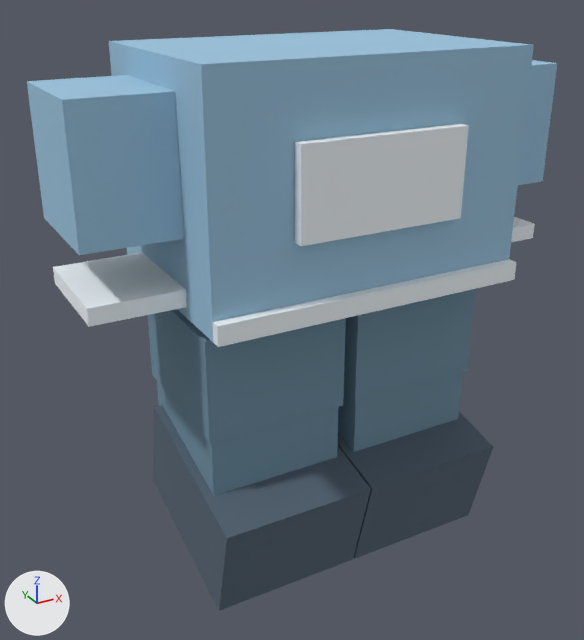
Renders of the glTF model public/world3d/blocky-outfits/casual-sky.glb from each side of a commit.
Rendered twice from a 50 mm lens placed at (-0.852, -1.457, 1.164), pointed at (-0.062, -0.021, 0.446). Arrows for +X, +Y and +Z are at lower left; the lights stay in place. The first picture is the older version. Where no turn or scale is listed for an object, it has been applied to the vertices.

Objects in the first picture: 'cuff-Right', 'jacket', 'lower-trouser-Left', 'lower-trouser-Right', 'shoe-Left', 'shoe-Right', 'tee-hem', 'tee-panel', 'trouser-Left', 'trouser-Right', 'upper-sleeve-Left', 'upper-sleeve-Right' and 1 more.
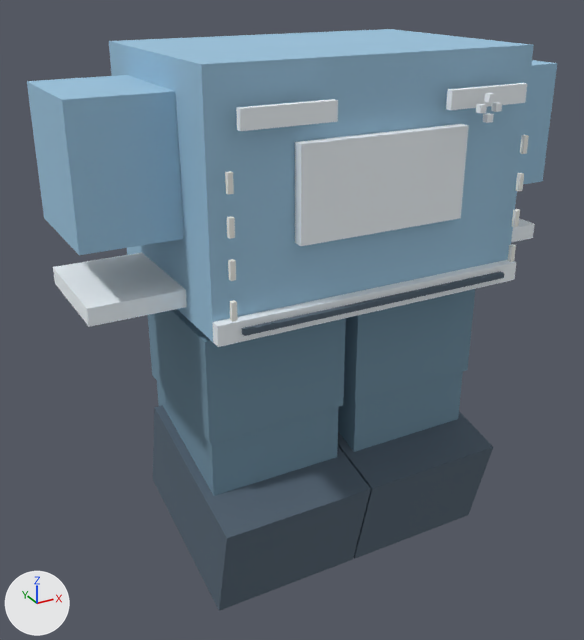
Patch to the scene script:
```diff
--- a/public/world3d/blocky-outfits/casual-sky.glb.py
+++ b/public/world3d/blocky-outfits/casual-sky.glb.py
@@ ob_design_casual_side_stitch__1_3 @@
+ob_design_casual_side_stitch__1_3 = bpy.data.objects.new('design-casual-side-stitch--1-3', me_cube_016)  # a box spanning x -0.005..0.005, y -0.0045..0.0045, z -0.0175..0.0175; in mat_light (white #f3f5ef)
+ob_design_casual_side_stitch__1_3.location = (-0.318, -0.276, 0.84)
@@ ob_design_casual_side_stitch__1_2 @@
+ob_design_casual_side_stitch__1_2 = bpy.data.objects.new('design-casual-side-stitch--1-2', me_cube_015)  # a box spanning x -0.005..0.005, y -0.0045..0.0045, z -0.0175..0.0175; in mat_light (white #f3f5ef)
+ob_design_casual_side_stitch__1_2.location = (-0.318, -0.276, 0.765)
@@ ob_design_casual_side_stitch__1_1 @@
+ob_design_casual_side_stitch__1_1 = bpy.data.objects.new('design-casual-side-stitch--1-1', me_cube_016.copy())
+ob_design_casual_side_stitch__1_1.location = (-0.318, -0.276, 0.69)
@@ ob_design_casual_side_stitch__1_0 @@
+ob_design_casual_side_stitch__1_0 = bpy.data.objects.new('design-casual-side-stitch--1-0', me_cube_015.copy())
+ob_design_casual_side_stitch__1_0.location = (-0.318, -0.276, 0.615)
@@ ob_design_casual_side_stitch_1_3 @@
+ob_design_casual_side_stitch_1_3 = bpy.data.objects.new('design-casual-side-stitch-1-3', me_cube_016.copy())
+ob_design_casual_side_stitch_1_3.location = (0.318, -0.276, 0.84)
@@ ob_design_casual_side_stitch_1_2 @@
+ob_design_casual_side_stitch_1_2 = bpy.data.objects.new('design-casual-side-stitch-1-2', me_cube_015.copy())
+ob_design_casual_side_stitch_1_2.location = (0.318, -0.276, 0.765)
@@ ob_design_casual_side_stitch_1_1 @@
+ob_design_casual_side_stitch_1_1 = bpy.data.objects.new('design-casual-side-stitch-1-1', me_cube_016.copy())
+ob_design_casual_side_stitch_1_1.location = (0.318, -0.276, 0.69)
@@ ob_design_casual_side_stitch_1_0 @@
+ob_design_casual_side_stitch_1_0 = bpy.data.objects.new('design-casual-side-stitch-1-0', me_cube_015.copy())
+ob_design_casual_side_stitch_1_0.location = (0.318, -0.276, 0.615)
@@ ob_design_casual_makers_mark_3 @@
+ob_design_casual_makers_mark_3 = bpy.data.objects.new('design-casual-makers-mark-3', me_cube_024)  # a box spanning x -0.007..0.007, y -0.006..0.006, z -0.007..0.007; in mat_accent (white #f4fbff)
+ob_design_casual_makers_mark_3.location = (0.159, -0.322, 0.928)
@@ ob_design_casual_makers_mark_2 @@
+ob_design_casual_makers_mark_2 = bpy.data.objects.new('design-casual-makers-mark-2', me_cube_024.copy())
+ob_design_casual_makers_mark_2.location = (0.177, -0.322, 0.946)
@@ ob_design_casual_makers_mark_1 @@
+ob_design_casual_makers_mark_1 = bpy.data.objects.new('design-casual-makers-mark-1', me_cube_022)  # a box spanning x -0.007..0.007, y -0.006..0.006, z -0.007..0.007; in mat_accent (white #f4fbff)
+ob_design_casual_makers_mark_1.location = (0.195, -0.322, 0.928)
@@ ob_design_casual_makers_mark_0 @@
+ob_design_casual_makers_mark_0 = bpy.data.objects.new('design-casual-makers-mark-0', me_cube_024.copy())
+ob_design_casual_makers_mark_0.location = (0.177, -0.322, 0.91)
@@ ob_design_casual_double_hem @@
+ob_design_casual_double_hem = bpy.data.objects.new('design-casual-double-hem', me_cube_027)  # a box spanning x -0.3..0.3, y -0.006..0.006, z -0.005..0.005; in mat_trim (dark blue #536372)
+ob_design_casual_double_hem.location = (0.0, -0.275, 0.57)
@@ ob_design_casual_contrast_yoke__1 @@
+ob_design_casual_contrast_yoke__1 = bpy.data.objects.new('design-casual-contrast-yoke--1', me_cube_025)  # a box spanning x -0.09..0.09, y -0.006..0.006, z -0.018..0.018; in mat_accent (white #f4fbff)
+ob_design_casual_contrast_yoke__1.location = (-0.21, -0.279, 0.94)
@@ ob_design_casual_contrast_yoke_1 @@
+ob_design_casual_contrast_yoke_1 = bpy.data.objects.new('design-casual-contrast-yoke-1', me_cube_025.copy())
+ob_design_casual_contrast_yoke_1.location = (0.21, -0.278, 0.94)
```

Boxes (x1, y1, x2, y2) around the edits, measured in the pictures (584 x 640 px):
'design-casual-contrast-yoke--1', added
    after: (236, 99, 338, 131)
'design-casual-double-hem', added
    after: (242, 271, 504, 336)
'design-casual-contrast-yoke-1', added
    after: (446, 83, 527, 110)
'design-casual-side-stitch--1-3', added
    after: (225, 171, 234, 194)
'design-casual-side-stitch--1-2', added
    after: (227, 216, 235, 239)
'design-casual-side-stitch--1-1', added
    after: (228, 259, 236, 281)
'design-casual-side-stitch--1-0', added
    after: (229, 300, 238, 322)
'design-casual-side-stitch-1-3', added
    after: (520, 135, 529, 154)
'design-casual-side-stitch-1-2', added
    after: (516, 173, 524, 191)
'design-casual-side-stitch-1-1', added
    after: (512, 209, 520, 227)
'design-casual-side-stitch-1-0', added
    after: (508, 244, 516, 262)
'design-casual-makers-mark-3', added
    after: (476, 104, 487, 113)
'design-casual-makers-mark-2', added
    after: (484, 93, 496, 102)
'design-casual-makers-mark-1', added
    after: (491, 102, 502, 112)
'design-casual-makers-mark-0', added
    after: (483, 113, 494, 123)
